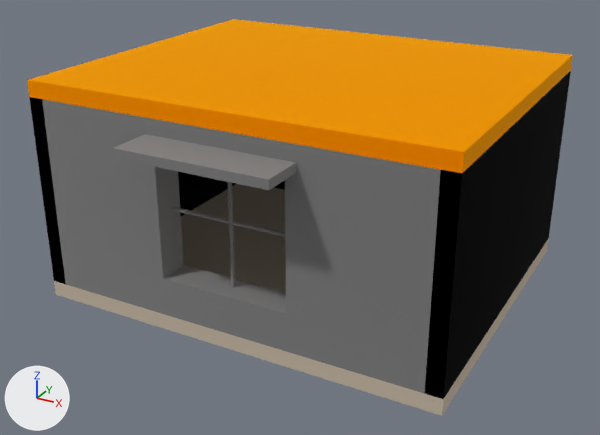
One commit to the glTF model scans/webapp/room.glb: the scene before it, then after it.
Camera for both pictures: a camera (50 mm lens) standing at (2.68, -2.71, 1.9) and looking at (0.92, 0.5, 0.3). The lights are fixed; the arrows at lower left show +X, +Y and +Z. The older version comes first.
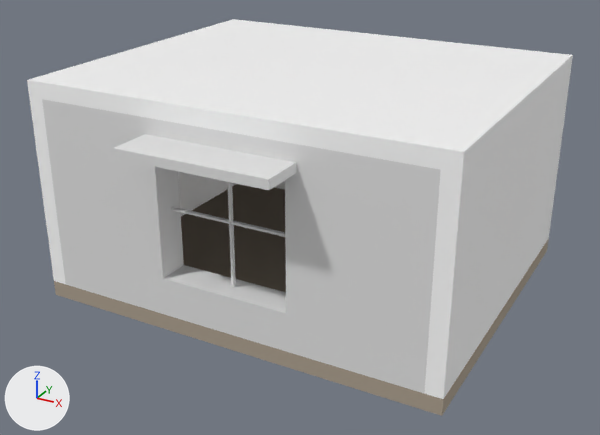
The newer file is also turned or shifted as a whole; pictures and numbers use the older file's frame.

Changed parts and their boxes (x1, y1, x2, y2) in the pictures (600 x 435 px):
'Mesh_8', recoloured (grey to white): (42, 99, 441, 393) in both
'Mesh_6', recoloured (lighter): (27, 19, 573, 173) in both
'Mesh_4', recoloured (black to white): (424, 71, 571, 399) in both
'Mesh_2', recoloured (grey to white): (113, 134, 296, 190) in both
'Mesh_5', recoloured: (29, 97, 236, 284) in both
'Mesh_0', recoloured: (171, 207, 285, 237) in both
'Mesh_1', recoloured (grey to white): (228, 182, 236, 288) in both
'Mesh_3', recoloured: (274, 181, 285, 190) in both

The change, as a diff of the scene's bpy script:
```diff
--- a/scans/webapp/room.glb.py
+++ b/scans/webapp/room.glb.py
@@ mat_material_1 @@
 mat_material_1 = principled_material('Material_1')
-mat_material_1.base_color = (0.0, 0.0, 0.0)  # black #000000
+mat_material_1.base_color = (1.0, 1.0, 1.0)  # white #ffffff
 mat_material_1.metallic = 1.0
@@ mat_material @@
+mat_material = principled_material('Material')
+mat_material.base_color = (0.8, 0.8, 0.8)  # white #e7e7e7
@@ me_mesh_0 @@
 me_mesh_0.from_pydata(...)  # 8 vertices, 12 faces; spans x 0.594..1.204, y -0.073..-0.055, z 0.483..0.493
-me_mesh_0.materials.append(mat_material_0)  # grey #acacac
+me_mesh_0.materials.append(mat_material)  # white #e7e7e7
@@ me_mesh_1 @@
 me_mesh_1.from_pydata(...)  # 8 vertices, 12 faces; spans x 0.894..0.904, y -0.073..-0.055, z 0.183..0.792
-me_mesh_1.materials.append(mat_material_0)  # grey #acacac
+me_mesh_1.materials.append(mat_material)  # white #e7e7e7
@@ me_mesh_2 @@
 me_mesh_2.from_pydata(...)  # 8 vertices, 12 faces; spans x 0.551..1.26, y -0.353..-0.152, z 0.801..0.843
-me_mesh_2.materials.append(mat_material_0)  # grey #acacac
+me_mesh_2.materials.append(mat_material)  # white #e7e7e7
@@ me_mesh_6 @@
 me_mesh_6.from_pydata(...)  # 8 vertices, 12 faces; spans x -0.09..1.9, y -0.15..1.5, z 0.91..0.99
-me_mesh_6.materials.append(mat_material_2)  # yellow #ffbb00
+me_mesh_6.materials.append(mat_material_1)  # white #ffffff
@@ me_mesh_8 @@
 me_mesh_8.from_pydata(...)  # 16 vertices, 32 faces; spans x -0.01..1.82, y -0.15..0.0, z 0.0..0.91
-me_mesh_8.materials.append(mat_material_0)  # grey #acacac
+me_mesh_8.materials.append(mat_material)  # white #e7e7e7
```
